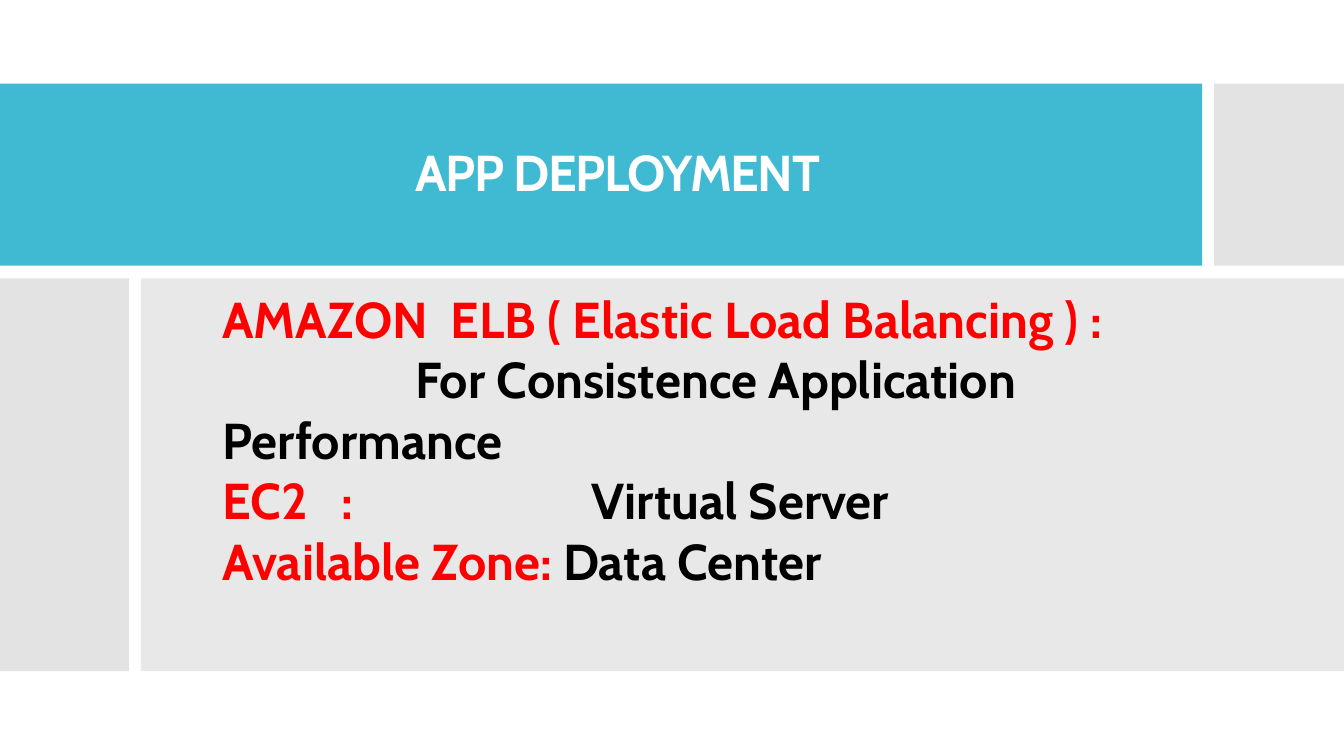
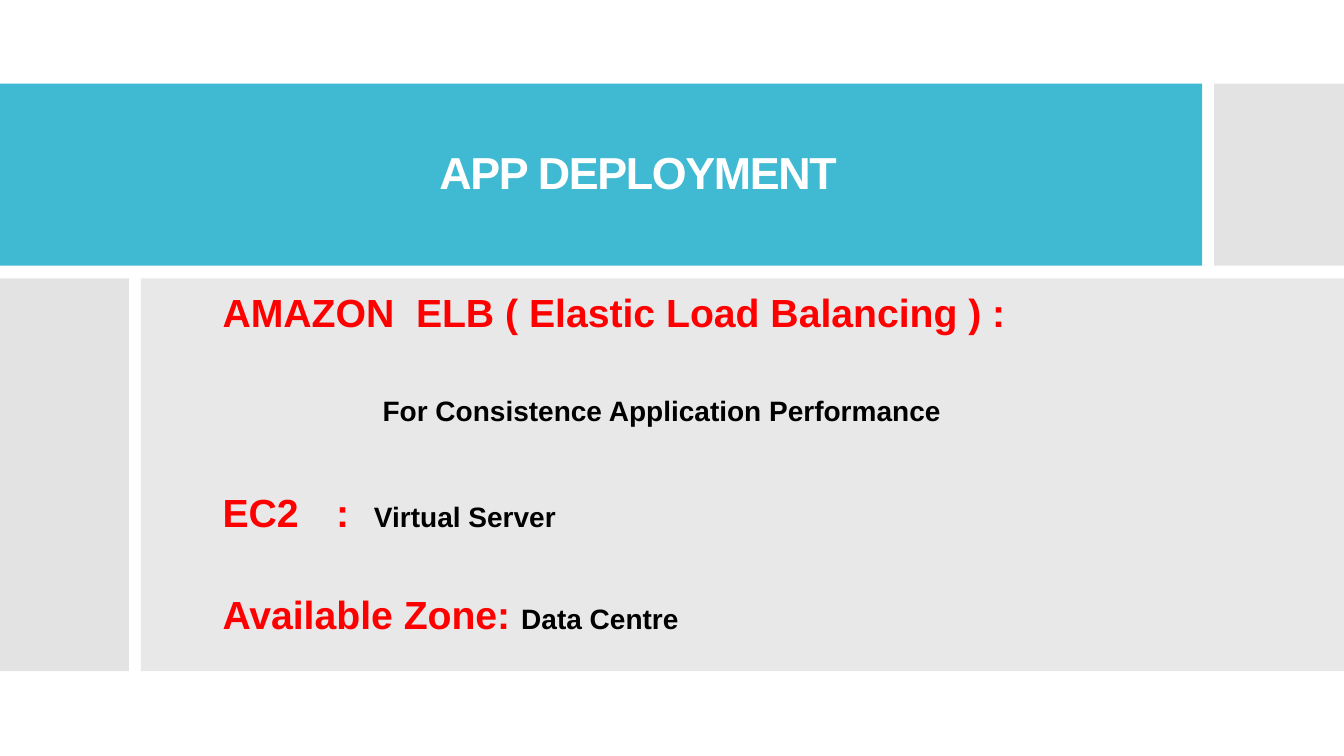
Before and after one commit to wangyang325/CS615Project, a slide deck: slide 22 of Presentation/Social Books.pptx (slide 25 before the commit). Drawn at 1344x756 pixels with LibreOffice and Linux fonts; fonts in the diff are those of the drawing. Boxes give left, top, right and bottom in pixels: in the first picture for what was removed or moved away, otherwise in the second. Text is boxed around its words. In the diff, an @@ line names an element or a change of style, - is before the commit and + after.

```diff
--- a/Presentation/Social Books.pptx
+++ b/Presentation/Social Books.pptx
@@ title "APP DEPLOYMENT" at bbox=[439, 157, 837, 190]: size 36 to 32 pt, font Cabin to Arial @@
@@ text at bbox=[223, 298, 957, 528]: size 36 to 28 pt in "AMAZON ELB ( Elastic Load Balancing ) ...", "EC2 :"; font Cabin to Arial in "AMAZON ELB ( Elastic Load Balancing ) ...", "For Consistence Application Performance", "EC2 : Virtual Server"; size 36 to 20 pt in "For Consistence Application Performance", "Virtual Server" @@
@@ text at bbox=[223, 600, 679, 630]: text changed; size 36 to 28 pt; font Cabin to Arial @@
-Available Zone: Data Center
+Available Zone: Data Centre
```
Also in this commit, not shown: 19 other slides changed, 3 slides removed, 1 other file.
